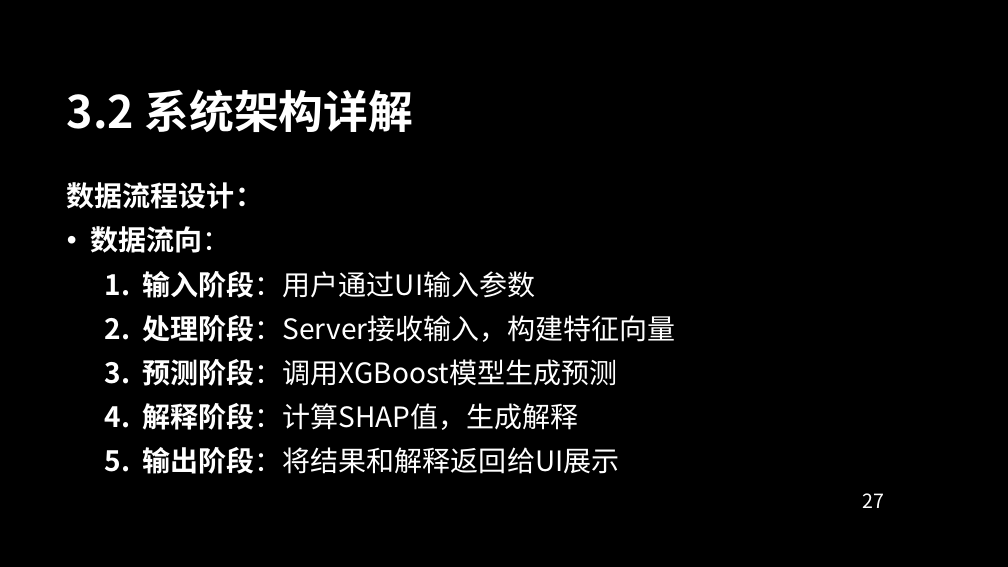
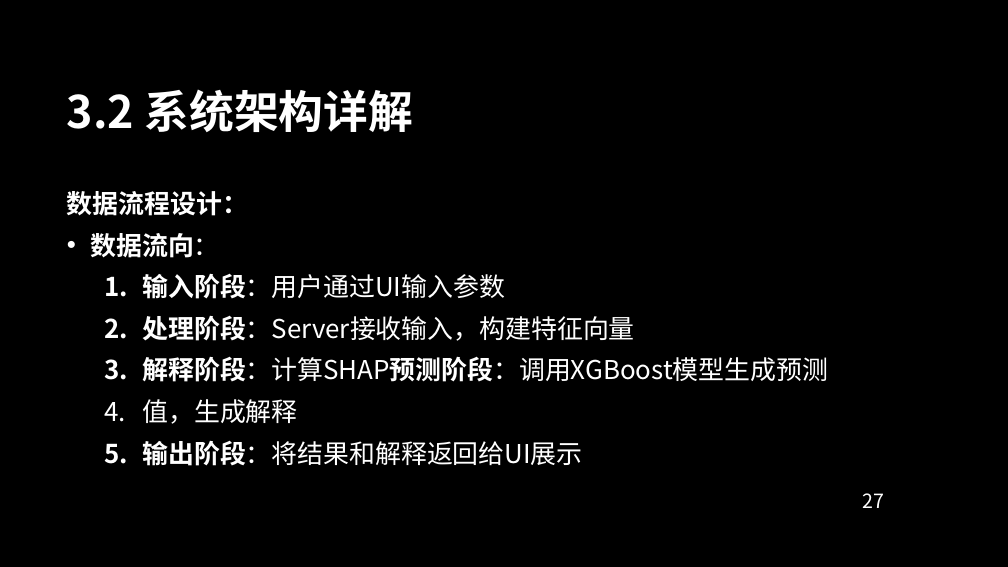
Before and after one commit to Kiriny1999/analysis-ic-model, a slide deck: slide 27 of shiny_share/shiny_app_documentation.pptx. Drawn at 1008x567 pixels with LibreOffice and Linux fonts; fonts in the diff are those of the drawing; background and template pictures are left out. Boxes give left, top, right and bottom in pixels: in the first picture for what was removed or moved away, otherwise in the second. Text is boxed around its words. In the diff, an @@ line names an element or a change of style, - is before the commit and + after.

```diff
--- a/shiny_share/shiny_app_documentation.pptx
+++ b/shiny_share/shiny_app_documentation.pptx
@@ text at (67, 191, 634, 466): size 20 to 18.5 pt in "数据流程设计：", "数据流向：", "输入阶段：用户通过UI输入参数", "处理阶段：Server接收输入，构建特征向量" and 1 more places @@
@@ text at (142, 356, 828, 424): text changed; size 20 to 18.5 pt @@
-  3. 预测阶段：调用XGBoost模型生成预测
-  4. 解释阶段：计算SHAP值，生成解释
+  3. 解释阶段：计算SHAP预测阶段：调用XGBoost模型生成预测
+  4. 值，生成解释
```
Also in this commit, not shown: 3 other slides changed, 5 other files.
